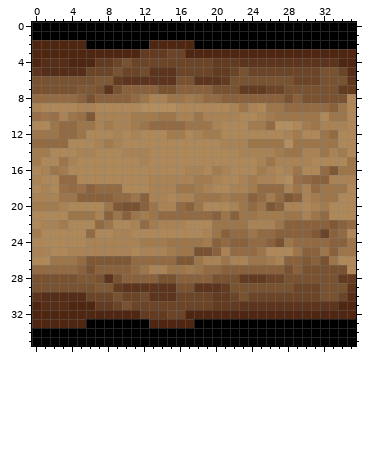
Pixel-art sprite: Assets/Assets/Roots/Dark Outlined Roots/Big-Root-2.png. Above, as it was before the edit.
The file is 36x36 pixels. Colours within 5 levels of each other are drawn and written as one.
The same view after the edit:
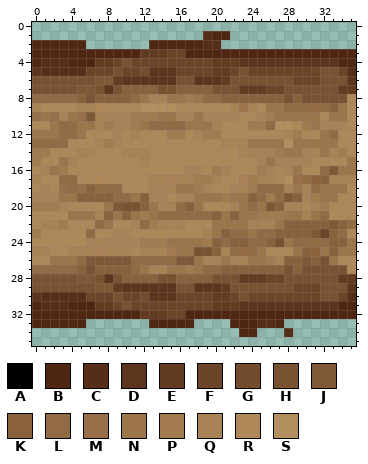
Palette (. is transparent): A #000000  B #4f2612  C #552d18  D #5d341d  E #633b21  F #6c4528  G #734c2e  H #785231  J #7f5836  K #89623d  L #926a44  M #986f48  N #9c754b  P #a27b4f  Q #a98255  R #af8859  S #b38e5f
Changes in this commit:
@@ x 0..35 @@
- 0 AAAAAAAAAAAAAAAAAAAAAAAAAAAAAAAAAAAA
- 1 AAAAAAAAAAAAAAAAAAAAAAAAAAAAAAAAAAAA
- 2 BBBBBBAAAAAAABBBBBAAAAAAAAAAAAAAAAAA
+ 0 ....................................
+ 1 ...................CBB..............
+ 2 BBBBBB.......BBBBBBCC...............
  3 BBBBBBBBBBBBEEEFFBBBBBBBBBBBBBBBBBBB
@@ x 0..35 @@
 32 BBBBBBBBBBBBEEEFFBBBBBBBBBBBBBBBBBBB
-33 BBBBBBAAAAAAABBBBBAAAAAAAAAAAAAAAAAA
-34 AAAAAAAAAAAAAAAAAAAAAAAAAAAAAAAAAAAA
-35 AAAAAAAAAAAAAAAAAAAAAAAAAAAAAAAAAAAA
+33 BBBBBB.......BBBBB....BBBCCB........
+34 .......................BB...C.......
+35 ....................................
Where, in picture pixels (left, top, right, bottom), the same in both pictures:
changed: (32, 22, 356, 49)
changed: (32, 319, 356, 346)
